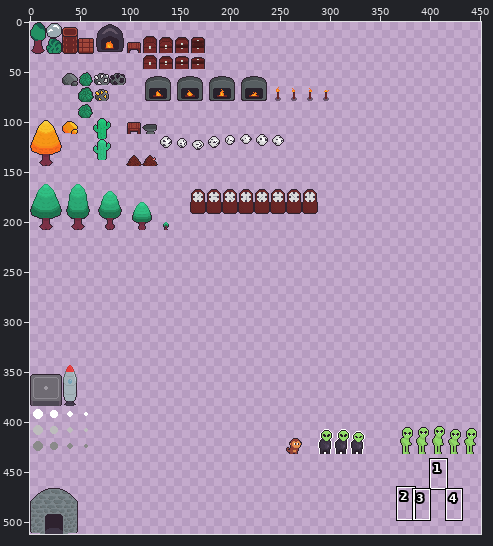
Edited in one commit: sprite sheet (assets/Textures/objects.png). Above: a wide view before the commit, with the close-up outlined.
Close-up. Earlier state:
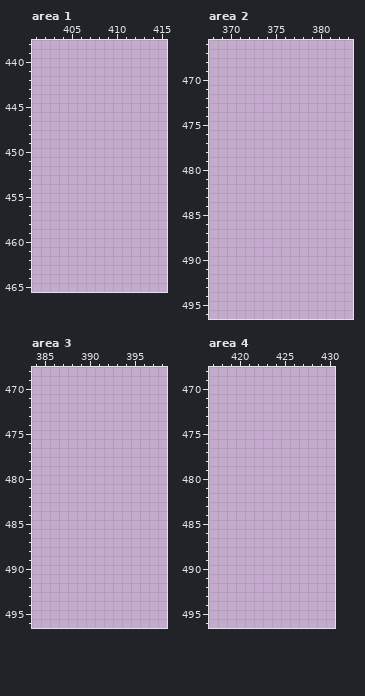
The file is 512x512 pixels. Colours within 5 levels of each other are drawn and written as one. Shown: area 1: x 401..415, y 438..465; area 2: x 368..383, y 466..496; area 3: x 384..398, y 468..496; area 4: x 417..430, y 468..496. The wide view leaves out empty margins. The commit also changed other parts of the picture, which this record leaves out.
New version:
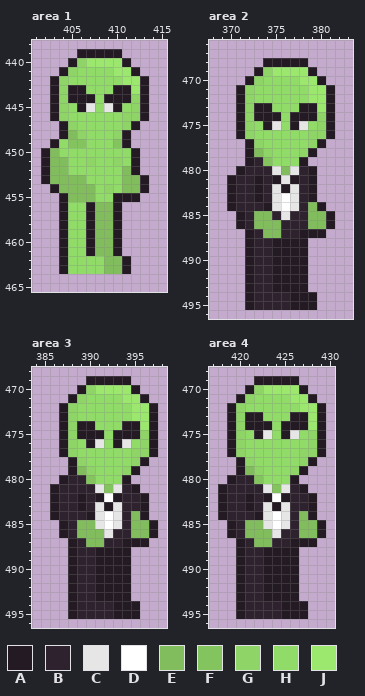
Palette (. is transparent): A #231a24  B #2e222f  C #e6e6e6  D #ffffff  E #81bd5c  F #84c45e  G #8ed466  H #91db69  J #9ce86f
Difference:
Area 1:
y 439: x 406..410 ..... -> AAAAA
y 440: x 405..411 ....... -> AGJJJJA
y 441: x 404..412 ......... -> AGHHHHJJA
y 442: x 403..413 ........... -> AGHHHHHHJJA
y 443: x 403..413 ........... -> AGAAHHHAAJA
y 444: x 403..413 ........... -> AGAAAHAAAGA
y 445: x 403..413 ........... -> AGHACHCAHGA
y 446: x 403..413 ........... -> AGHHHHHHGGA
y 447: x 404..412 ......... -> AGHHHHHGA
y 448: x 404..411 ........ -> AEGHHHGA
y 449: x 403..411 ......... -> AHFFHHHFA
y 450: x 402..412 ........... -> AEHHHHHHHHA
y 451: x 402..412 ........... -> AEEHHGHHGHA
y 452: x 402..412 ........... -> AEEHHHHHHEA
y 453: x 402..413 ............ -> AEEEEHHHHEEA
y 454: x 403..413 ........... -> AEEEEHGHEEA
y 455: x 404..412 ......... -> AEEEHHAAA
y 456..461: x 404..410 ....... -> AHHAEEA
y 462..463: x 404..411 ........ -> AHHHHEEA
Area 2:
y 468: x 374..378 ..... -> AAAAA
y 469: x 373..379 ....... -> AGJJJJA
y 470: x 372..380 ......... -> AGHHHHJJA
y 471..472: x 371..381 ........... -> AGHHHHHHJJA
y 473: x 371..381 ........... -> AGAAHHHAAJA
y 474: x 371..381 ........... -> AGAAAHAAAGA
y 475: x 371..381 ........... -> AGHACHACHGA
y 476: x 371..381 ........... -> AGHHHHHHGGA
y 477: x 372..380 ......... -> AGHHHHHGA
y 478: x 372..379 ........ -> AEGHHHGA
y 479: x 372..378 ....... -> ABFHHHA
y 480: x 371..379 ......... -> ABBBCECBA
y 481: x 370..379 .......... -> ABBABACABA
y 482: x 370..379 .......... -> ABBABCACBA
y 483: x 370..379 .......... -> ABBABCDCBA
y 484: x 370..380 ........... -> ABBBACDCBEA
y 485: x 371..381 ........... -> ABEEBCBBEEA
y 486: x 371..381 ........... -> ABEEEBBBEEA
y 487: x 372..380 ......... -> ABEEBBAAA
y 488..493: x 372..378 ....... -> ABBAAAA
y 494..495: x 372..379 ........ -> ABBBBAAA
Area 3:
y 469: x 390..394 ..... -> AAAAA
y 470: x 389..395 ....... -> AGJJJJA
y 471: x 388..396 ......... -> AGHHHHJJA
y 472..473: x 387..397 ........... -> AGHHHHHHJJA
y 474: x 387..397 ........... -> AGAAHHHAAJA
y 475: x 387..397 ........... -> AGAAAHAAAGA
y 476: x 387..397 ........... -> AGHACHACHGA
y 477: x 387..397 ........... -> AGHHHHHHGGA
y 478: x 388..396 ......... -> AGHHHHHGA
y 479: x 388..395 ........ -> AEGHHHGA
y 480: x 387..394 ........ -> ABBFHHHA
y 481: x 386..395 .......... -> ABBBBCFCBA
y 482: x 386..396 ........... -> ABBABADABBA
y 483: x 386..396 ........... -> ABBABCACBBA
y 484: x 386..396 ........... -> ABBBACDCBEA
y 485: x 387..397 ........... -> ABEECDCBEEA
y 486: x 387..397 ........... -> ABEEECBBEEA
y 487: x 388..396 ......... -> ABEEBBAAA
y 488..493: x 388..394 ....... -> ABBAAAA
y 494..495: x 388..395 ........ -> ABBBBAAA
Area 4:
y 469: x 422..426 ..... -> AAAAA
y 470: x 421..427 ....... -> AGJJJJA
y 471: x 420..428 ......... -> AGHHHHJJA
y 472: x 419..429 ........... -> AGHHHHHHJJA
y 473: x 419..429 ........... -> AGAAHHHAAJA
y 474: x 419..429 ........... -> AGAAAHAAAJA
y 475: x 419..429 ........... -> AGHACHACHGA
y 476: x 419..429 ........... -> AGHHHHHHHGA
y 477: x 419..429 ........... -> AGHHHHHHGGA
y 478: x 420..428 ......... -> AGHHHHHGA
y 479: x 420..427 ........ -> AEGHHHGA
y 480: x 419..426 ........ -> ABBFHHHA
y 481: x 418..427 .......... -> ABBBBCFCBA
y 482: x 418..428 ........... -> ABBABADABBA
y 483: x 418..428 ........... -> ABBABCACBBA
y 484: x 418..428 ........... -> ABBBACDCBEA
y 485: x 419..429 ........... -> ABEECDCBEEA
y 486: x 419..429 ........... -> ABEEECBBEEA
y 487: x 420..428 ......... -> ABEEBBAAA
y 488..493: x 420..426 ....... -> ABBAAAA
y 494..495: x 420..427 ........ -> ABBBBAAA
Where, in picture pixels (left, top, right, bottom), the same in both close-ups:
added: (41, 49, 149, 274)
added: (227, 58, 335, 310)
added: (50, 376, 158, 619)
added: (218, 376, 326, 619)
